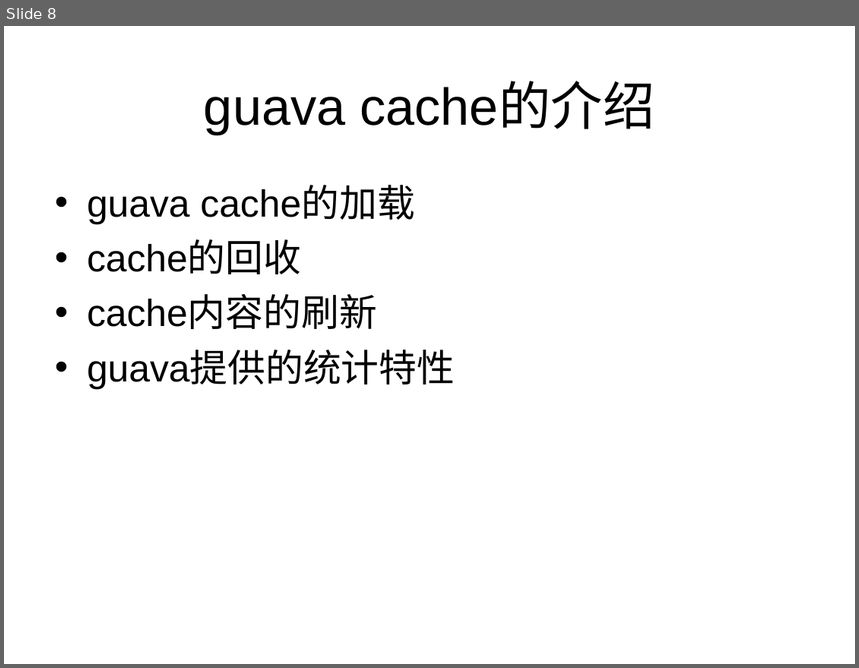
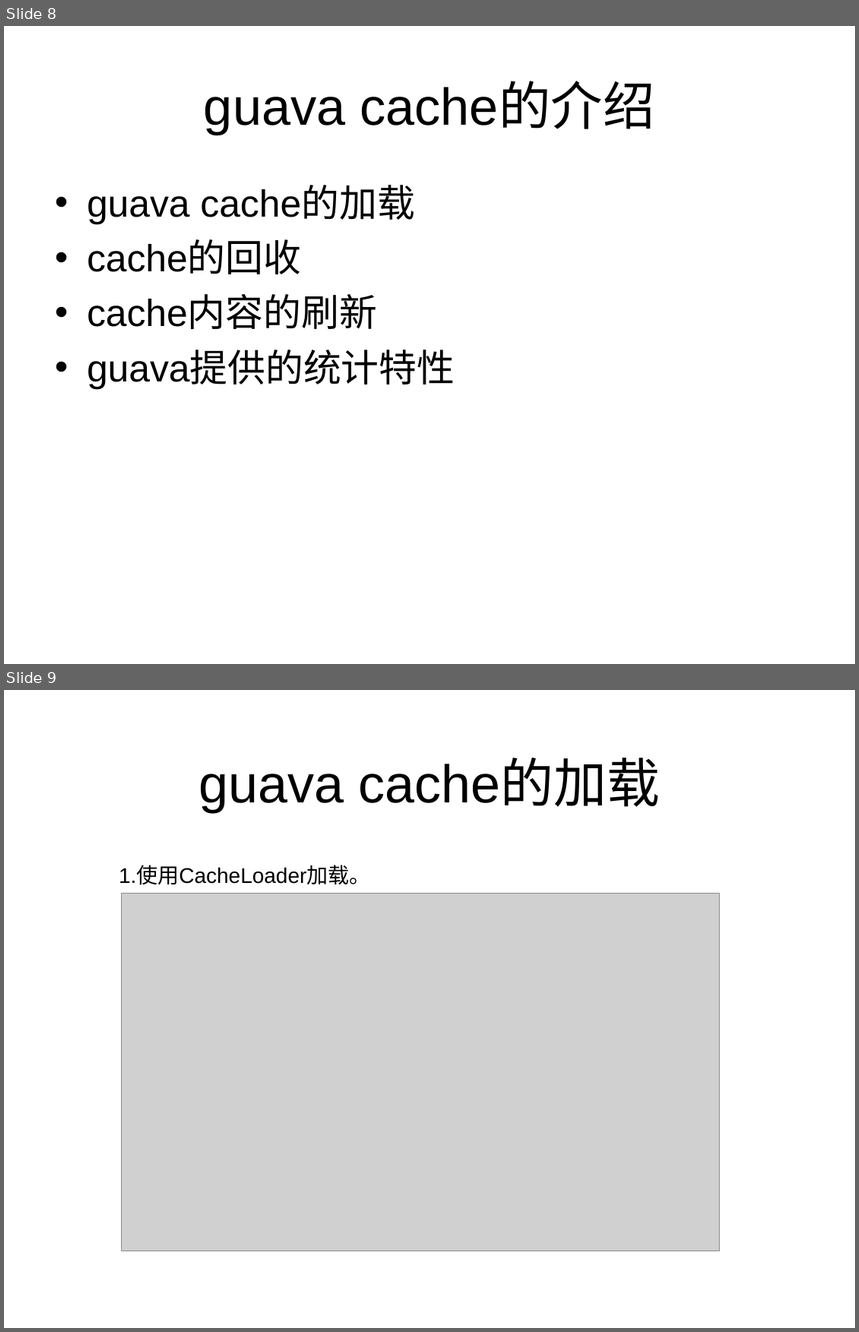
Before and after one commit to track-123/cache, a slide deck: 堆内缓存.ppt. Shown one above the other, each under a label of ours: slide 8 before the commit, slides 8 and 9 after it. The pictures are 859x668 and 859x1332 pixels, drawn with LibreOffice and Linux fonts; fonts in the diff are those of the drawing; grey boxes stand for pictures. Boxes give left, top, right and bottom in pixels: in the first picture for what was removed or moved away, otherwise in the second. Text is boxed around its words. In the diff, an @@ line names an element or a change of style, - is before the commit and + after.

```diff
--- a/堆内缓存.ppt
+++ b/堆内缓存.ppt
@@ slide 9 added at bbox=[4, 690, 855, 1328], background #FFFFFF @@
@@ title added at bbox=[199, 760, 661, 812], 45 pt, text #000000 @@
+guava cache的加载
@@ subtitle added at bbox=[119, 866, 371, 885], 18 pt, text #000000 @@
+1.使用CacheLoader加载。
@@ picture added at bbox=[122, 894, 720, 1251] @@
```
Also in this commit, not shown: 6 slides changed, 4 other slides added, 1 slide removed.
